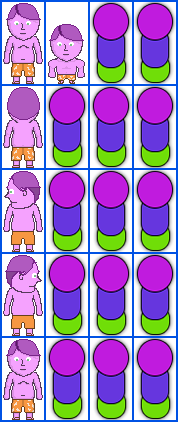
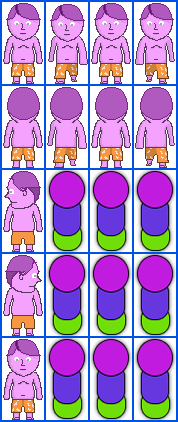
Revision of a layered 178×422 image; what changed, layer by layer:
renamed "Idle 4" to "Back 4", painted on it over [134, 86, 176, 168]
renamed "Idle 3" to "Back 3", painted on it over [90, 86, 132, 168]
renamed "Idle 2" to "Back 2", painted on it over [46, 86, 88, 168]
renamed "Layer 2" to "Back 1", painted on it over [13, 165, 33, 166]
renamed "Idle 4" to "Walk 4", painted on it over [134, 2, 176, 84]
renamed "Idle 3" to "Walk 3", painted on it over [90, 2, 132, 84]
renamed "Front 2" to "Walk 2", painted on it over [48, 4, 88, 84]
renamed "Front 1" to "Walk 1", painted on it over [9, 36, 37, 37]
